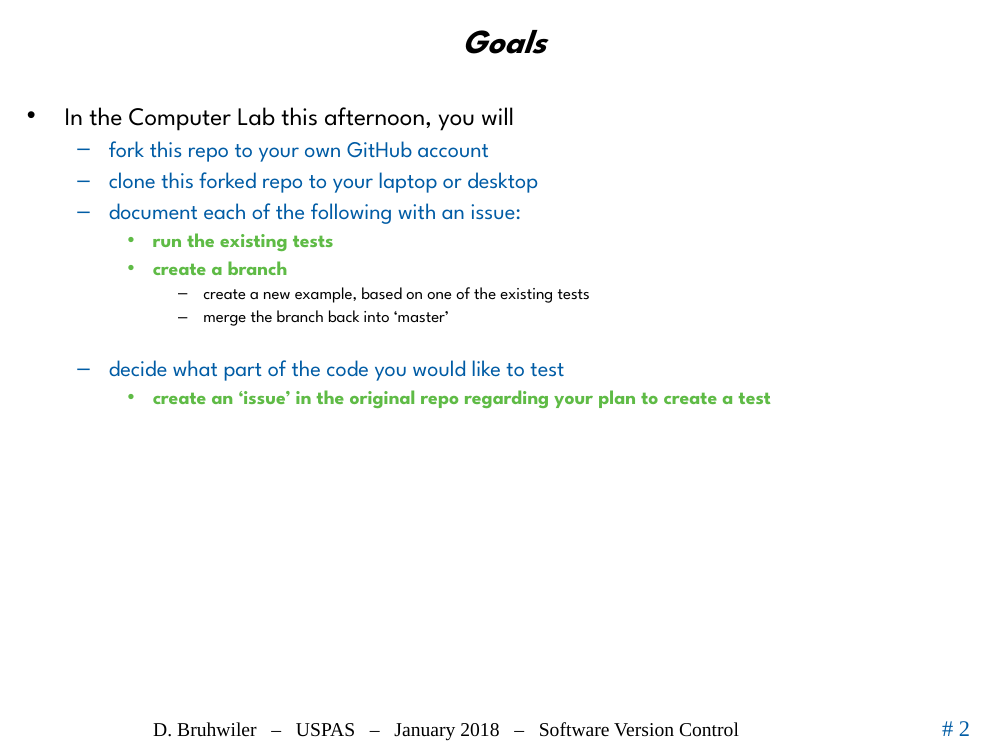
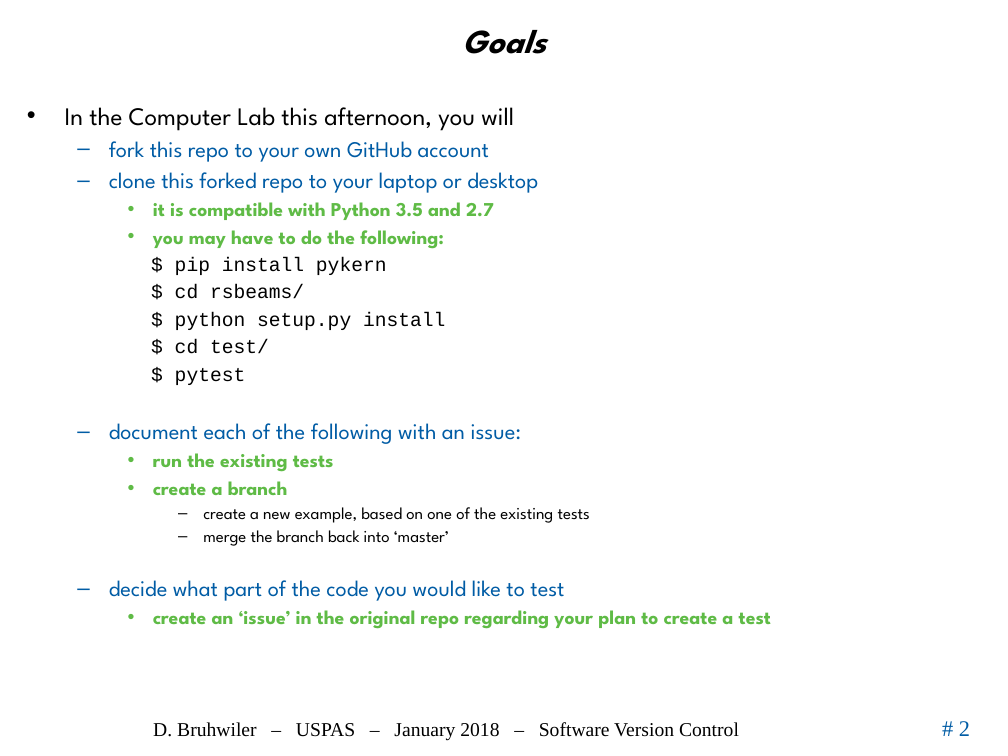
Before and after one commit to uspas/simbeamplasma18, a slide deck: slide 2 of software_version_control/02_VersionCont_Lab.pptx. Drawn at 1008x756 pixels with LibreOffice and Linux fonts; fonts in the diff are those of the drawing; background and template pictures are left out. Boxes give left, top, right and bottom in pixels: in the first picture for what was removed or moved away, otherwise in the second. Text is boxed around its words. In the diff, an @@ line names an element or a change of style, - is before the commit and + after.

```diff
--- a/software_version_control/02_VersionCont_Lab.pptx
+++ b/software_version_control/02_VersionCont_Lab.pptx
@@ text at (x1=153, y1=202, x2=494, y2=385): paragraphs added @@
+    • it is compatible with Python 3.5 and 2.7
+    • you may have to do the following:
+    $ pip install pykern
+    $ cd rsbeams/
+    $ python setup.py install
+    $ cd test/
+    $ pytest
```
Also in this commit, not shown: 5 other files.
